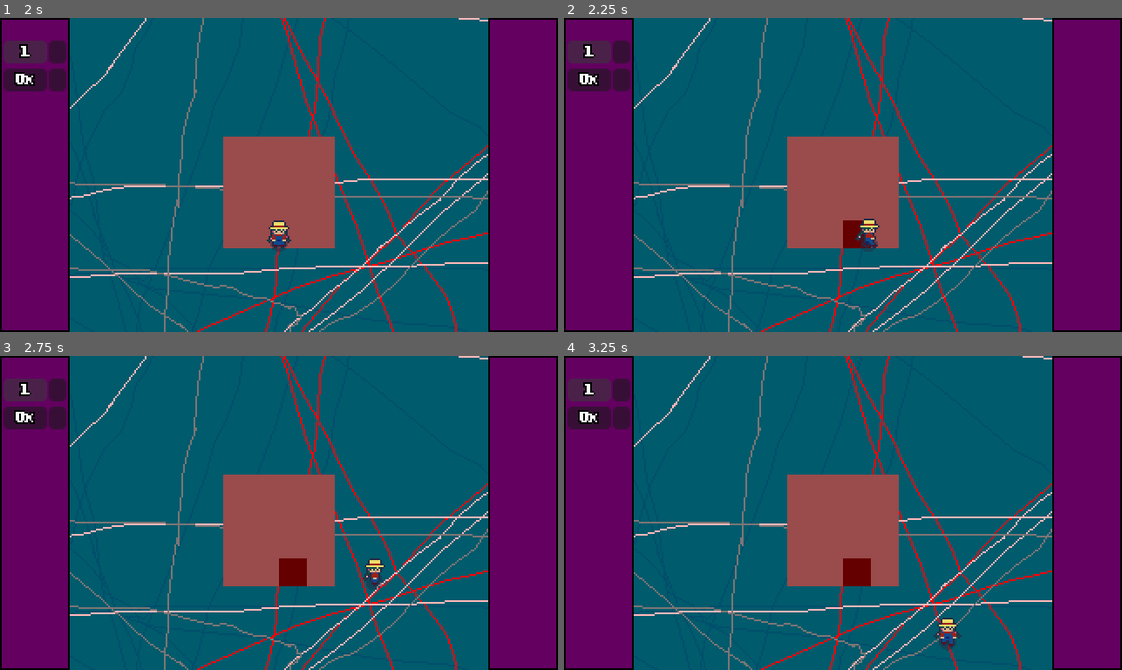
Above: before the commit, frames 1-4 (two rows, left to right).
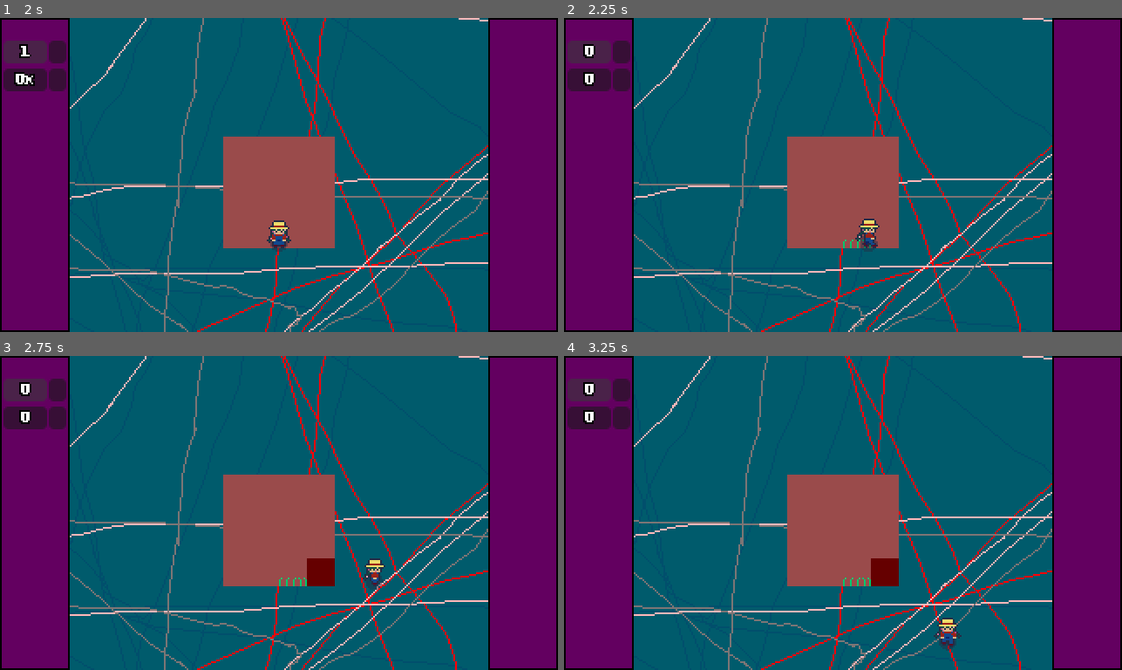
Above: after the commit, the same moments.

Repository: ghoulBlade3/harvest_bounty
Game: Godot game, scene res://main.tscn
Same seed, same stepped clock (60 frames per second), same inputs: the game is played once before the commit and once after it.
Inputs (mouse positions are in pixels of both pictures, inside the frame that each line leads up to):
- Up to frame 1 (2 s): click (55, 52) at 0.52 s; click (27, 52) at 1.27 s
- Up to frame 2 (2.25 s): tap Enter at 2 s; hold D (move_right) from 2.03 s (still down); tap E (interact) at 2.1 s
- Up to frame 3 (2.75 s): keep holding D (move_right); tap R (water, bound only after the commit) at 2.3 s
- Up to frame 4 (3.25 s): release D (move_right) at 2.78 s; hold S (move_down) from 2.78 s (still down); tap R (water, bound only after the commit) at 2.85 s; tap E (interact) at 3.05 s

Frame 1 is identical in both runs. In frame 2, 0.4% of the frame differs, in the area x 2-55%, y 8-74%; in frame 3, 1.0%, in the area x 2-60%, y 8-74%; in frame 4, 1.0%.

Commit message:
added_watering

Diff:
--- a/project.godot
+++ b/project.godot
@@ -58,6 +58,11 @@
 , Object(InputEventKey,"resource_local_to_scene":false,"resource_name":"","device":-1,"window_id":0,"alt_pressed":false …(186 unchanged characters)…
 ]
 }
+water={
+"deadzone": 0.2,
+"events": [Object(InputEventKey,"resource_local_to_scene":false,"resource_name":"","device":-1,"window_id":0,"alt_pressed":false,"shift_pressed":false,"ctrl_pressed":false,"meta_pressed":false,"pressed":false,"keycode":0,"physical_keycode":82,"key_label":0,"unicode":114,"location":0,"echo":false,"script":null)
+]
+}
 
 [physics]
 
--- a/scripts/farmland.gd
+++ b/scripts/farmland.gd
@@ -19,23 +19,24 @@
 
 
 
+
 func _ready() -> void:
 	grow_time.wait_time = kGrowTime
 
 
+func farmland_water() -> void:
+	player.canInteract = false
+	isWet = true
+	farmland_sprite.texture = load("res://textures/blocks/farmland_wet.png")
+	player.canInteract = true
+	return
+
+
 func farmland_action() -> void:
-	# WATER THE FARMLAND IF ITS DRY
-	if not isWet:
-		print('Farmland is getting wet')
-		player.canInteract = false
-		isWet = true
-		farmland_sprite.texture = load("res://textures/blocks/farmland_wet.png")
-		player.canInteract = true
-		return
 
 	# PLANTS ARE PLANTED
 	if player.inventory[player.selectedItem] != null:
-		if player.inventory[player.selectedItem] > 0 && isWet && not isPlantedOn:
+		if player.inventory[player.selectedItem] > 0 && not isPlantedOn:
 
 				# PUT PLANT TEXTURE AND LOWER ITEM COUNT
 				crop = player.items.find_key(player.selectedItem)
@@ -54,9 +55,7 @@
 	# PLANTS ARE COLLECTED
 	if isGrown:
 		print("COLLECTING GROWN THING")
-
-	print("Ok")
-
+	return
 
 
 func add_growth_stage():
@@ -67,9 +66,8 @@
 
 func _process(delta: float) -> void:
 
-
 	# IF PLANTED CROP ISNT FULLY GROWN, START GROWING
-	if isPlantedOn && growthStage <= 1:
+	if isPlantedOn && growthStage <= 1 && isWet:
 		if !isGrowing:
 			grow_time.start()
 			isGrowing = true
@@ -84,5 +82,8 @@
 		farmland_selection_overlay.show()
 		if Input.is_action_just_pressed("interact") && player.canInteract:
 			farmland_action()
+		if Input.is_action_just_pressed("water") && player.canInteract && not isWet:
+			farmland_water()
 	else:
 		farmland_selection_overlay.hide()
+	return
